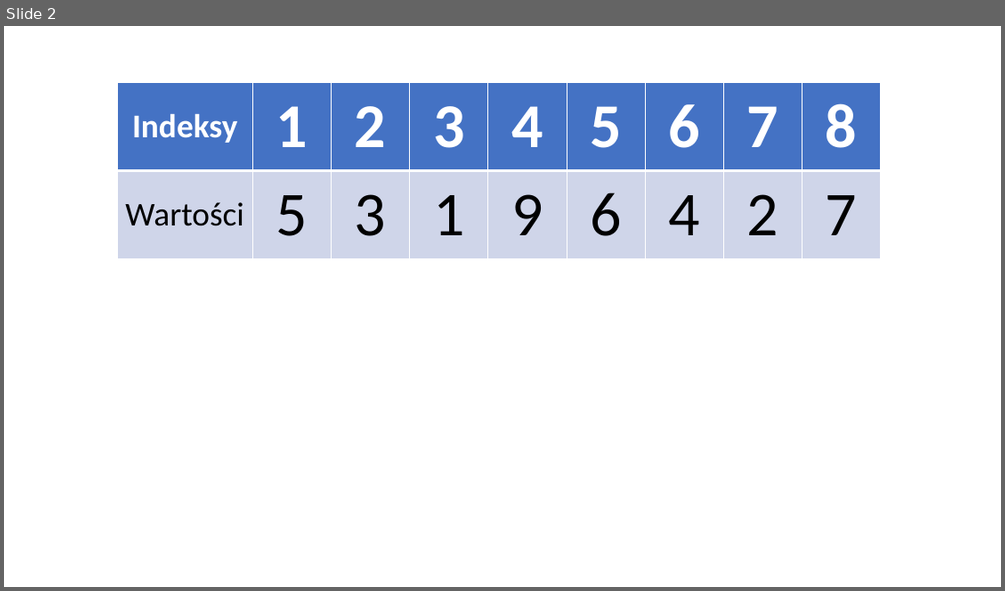
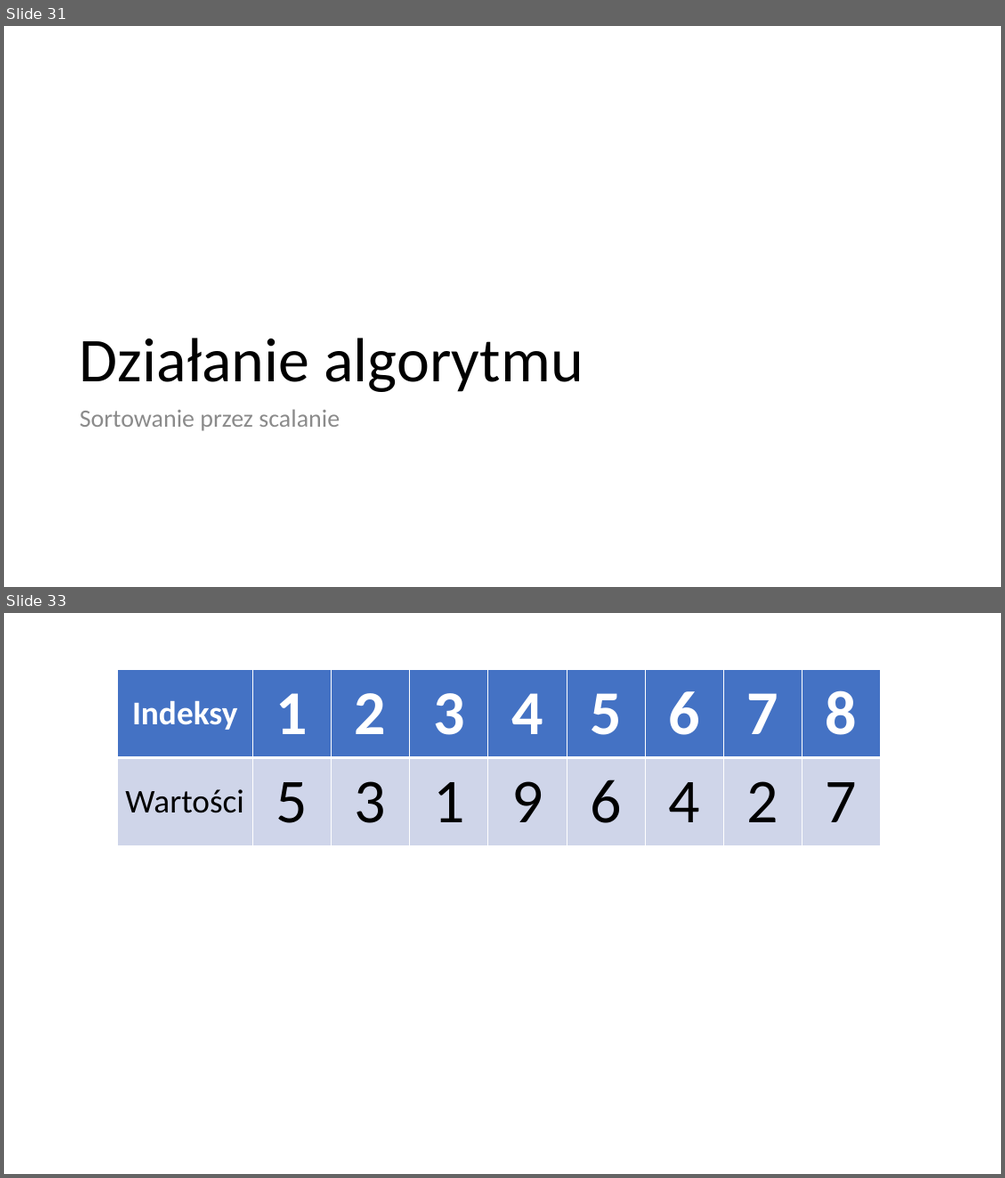
Before and after one commit to blackbat13/CS-HTiEW, a slide deck: Wprowadzenie do rekurencji 2/I. Wprowadzenie do rekurencji 2/Sortowanie przez scalanie.pptx. Shown one above the other, each under a label of ours: slide 2 before the commit, slides 31 and 33 after it; the slides between them are not shown. The pictures are 1005x591 and 1005x1178 pixels, drawn with LibreOffice and Linux fonts; fonts in the diff are those of the drawing. Boxes give left, top, right and bottom in pixels: in the first picture for what was removed or moved away, otherwise in the second. Text is boxed around its words. In the diff, an @@ line names an element or a change of style, - is before the commit and + after.

Commit message:
Uzupełniono prezentację algorytmu sortowania przez scalanie

```diff
--- a/Wprowadzenie do rekurencji 2/I. Wprowadzenie do rekurencji 2/Sortowanie przez scalanie.pptx
+++ b/Wprowadzenie do rekurencji 2/I. Wprowadzenie do rekurencji 2/Sortowanie przez scalanie.pptx
@@ slide 31 added at (4, 26, 1001, 587), background #FFFFFF @@
@@ title added at (80, 338, 582, 392), 60 pt, text #000000 @@
+Działanie algorytmu
@@ text added at (80, 409, 340, 431), 24 pt, text #8C8C8C @@
+Sortowanie przez scalanie
@@ what was slide 2 is now slide 33 @@
```
Also in this commit, not shown: 3 slides changed, 84 other slides added.
